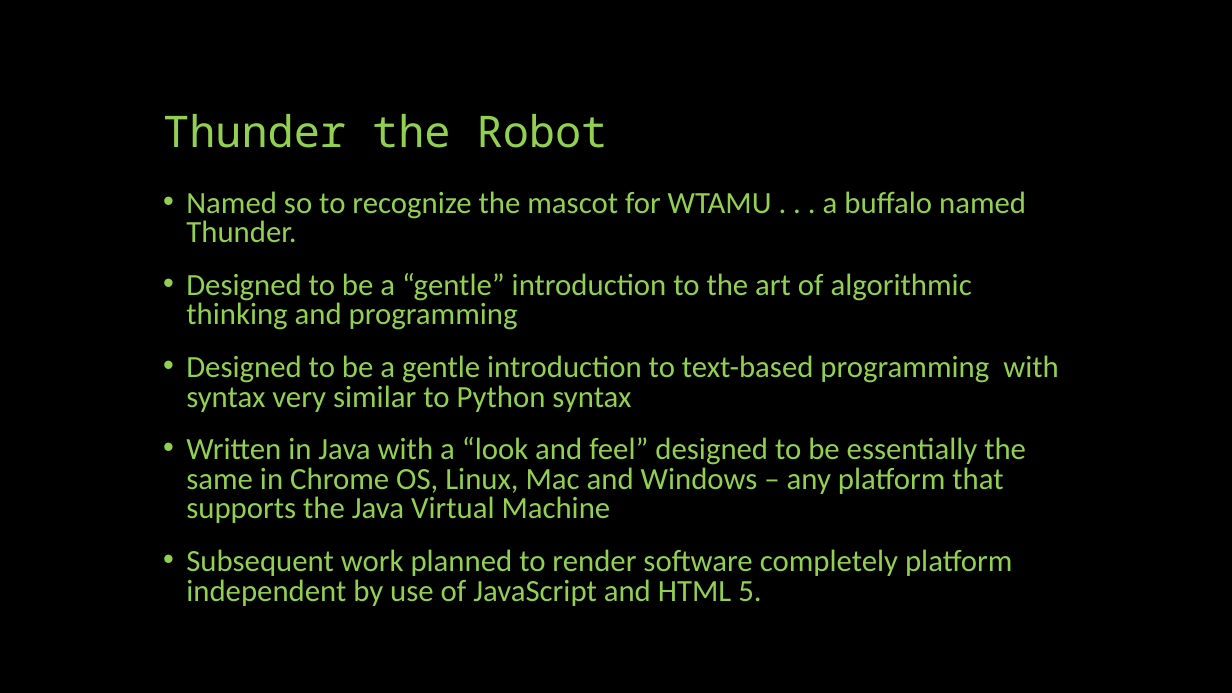
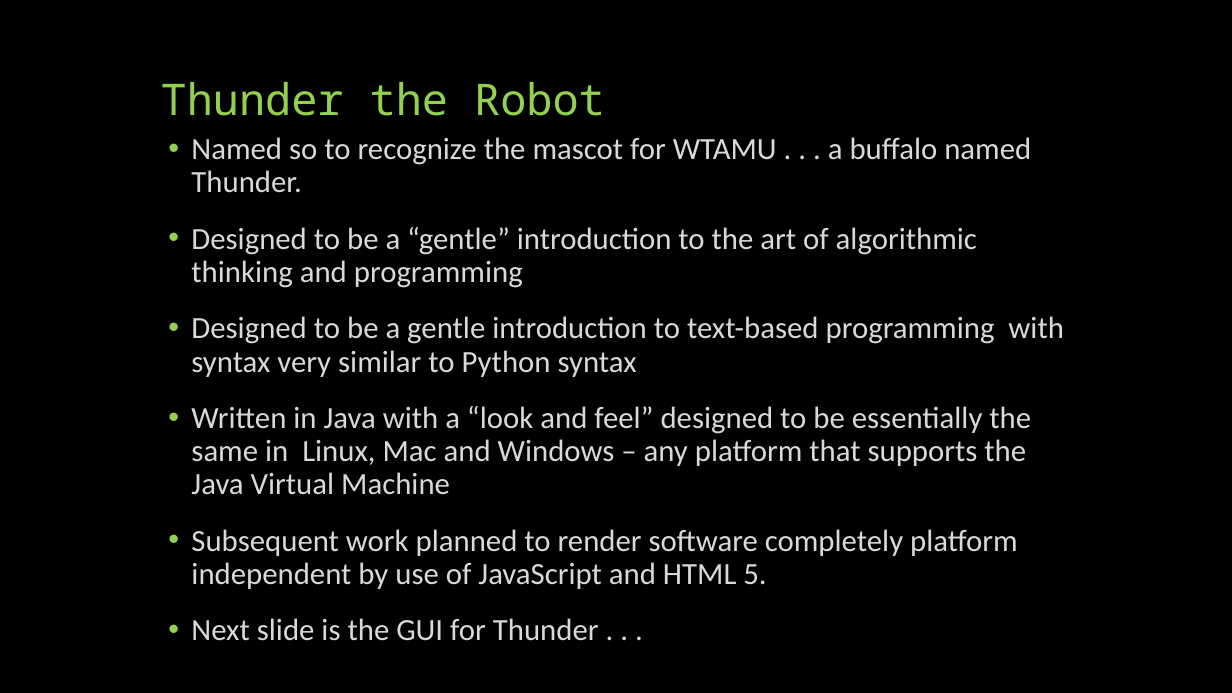
Before and after one commit to HHaiduk/thunder, a slide deck: slide 6 of Thunder_the_Robot.pptx (slide 5 before the commit). Drawn at 1232x693 pixels with LibreOffice and Linux fonts; fonts in the diff are those of the drawing. Boxes give left, top, right and bottom in pixels: in the first picture for what was removed or moved away, otherwise in the second. Text is boxed around its words. In the diff, an @@ line names an element or a change of style, - is before the commit and + after.

```diff
--- a/Thunder_the_Robot.pptx
+++ b/Thunder_the_Robot.pptx
@@ title "Thunder the Robot": place and size @@
-title "Thunder the Robot" at (163, 114, 608, 148)
+title "Thunder the Robot" at (161, 82, 605, 116)
@@ text "Named so to recognize the ...": place and size @@
-text "Named so to recognize the ..." at (186, 191, 1059, 606)
+text "Named so to recognize the ..." at (191, 137, 1064, 641)
@@ text at (191, 137, 1064, 589): text colour #92D050 to #D9D9D9 in "Named so to recognize the mascot for ...", "Designed to be a “gentle” introduction to ...", "Designed to be a gentle introduction to ...", "Subsequent work planned to render software completely ..."; line spacing 0.8 to 0.9 @@
@@ text at (191, 406, 1031, 495): text changed; text colour #92D050 to #D9D9D9 @@
-• Written in Java with a “look and feel” designed to be essentially the same in Chrome OS, Linux, Mac and Windows – any platform that supports the Java Virtual Machine
+• Written in Java with a “look and feel” designed to be essentially the same in Linux, Mac and Windows – any platform that supports the Java Virtual Machine
@@ text at (191, 618, 599, 641): paragraph added @@
+• Next slide is the GUI for Thunder . . .
```
Also in this commit, not shown: 20 other slides changed, 9 slides added, 4 other files.
